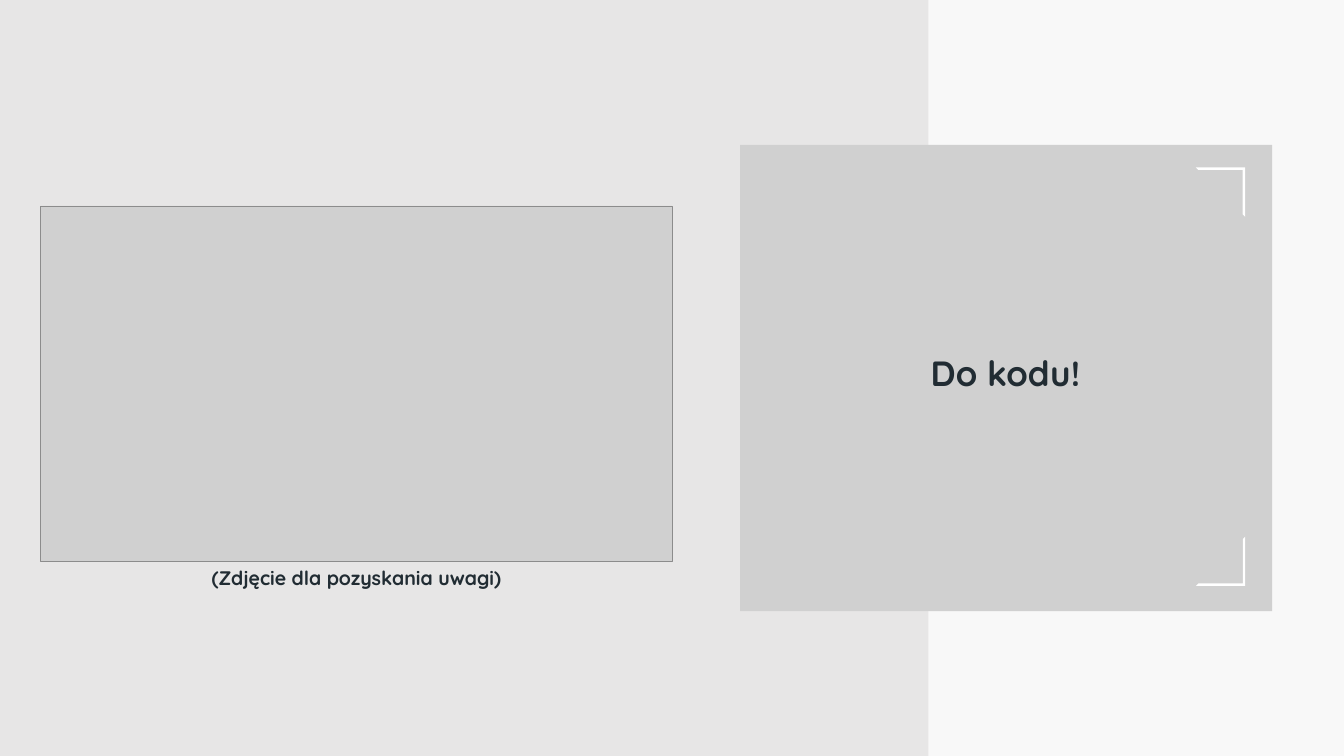
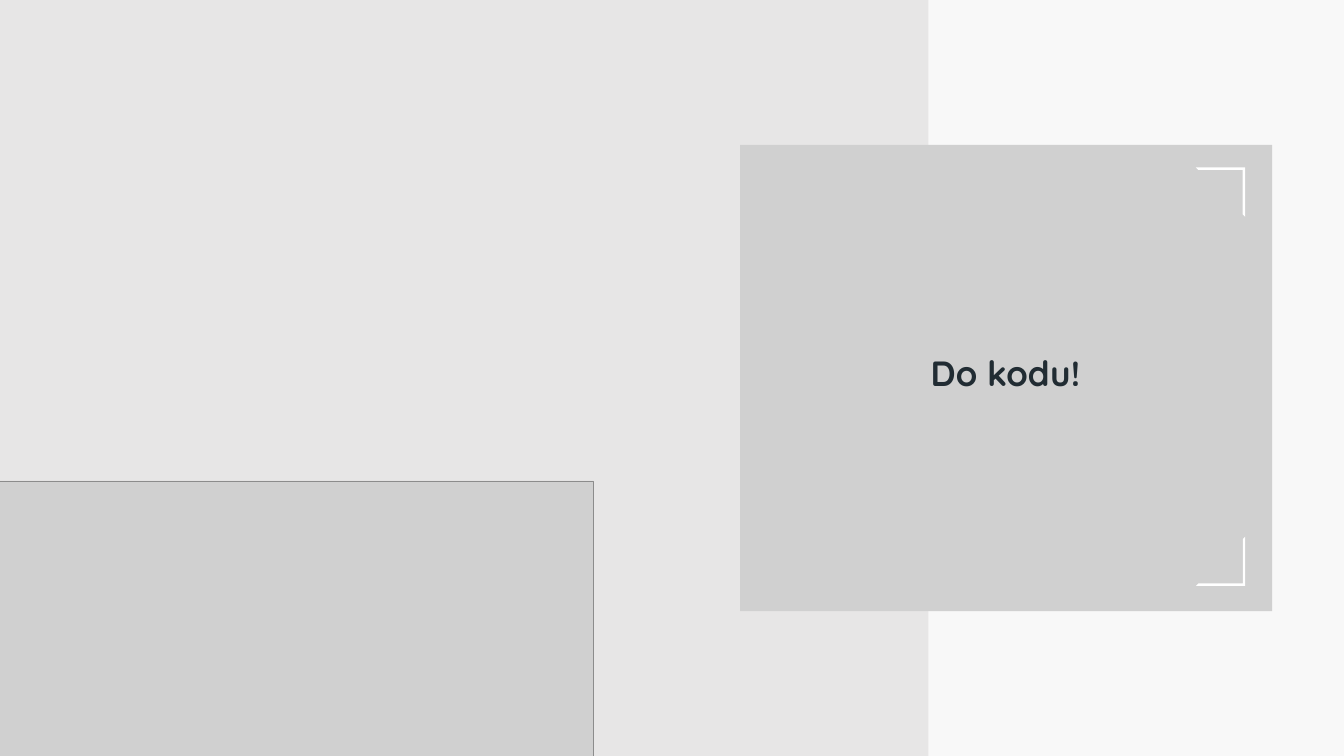
Before and after one commit to chotkos/SPFX_QRCodes, a slide deck: slide 8 of pptx/SPFX - QR Codes in SharePoint.pptx. Drawn at 1344x756 pixels with LibreOffice and Linux fonts; fonts in the diff are those of the drawing; grey boxes stand for pictures. Boxes give left, top, right and bottom in pixels: in the first picture for what was removed or moved away, otherwise in the second. Text is boxed around its words. In the diff, an @@ line names an element or a change of style, - is before the commit and + after.

```diff
--- a/pptx/SPFX - QR Codes in SharePoint.pptx
+++ b/pptx/SPFX - QR Codes in SharePoint.pptx
@@ picture removed at (40,206,671,562) @@
@@ picture added at (0,481,594,756) @@
@@ text removed at (212,570,501,589) @@
-(Zdjęcie dla pozyskania uwagi)
```
Also in this commit, not shown: 1 other file.
